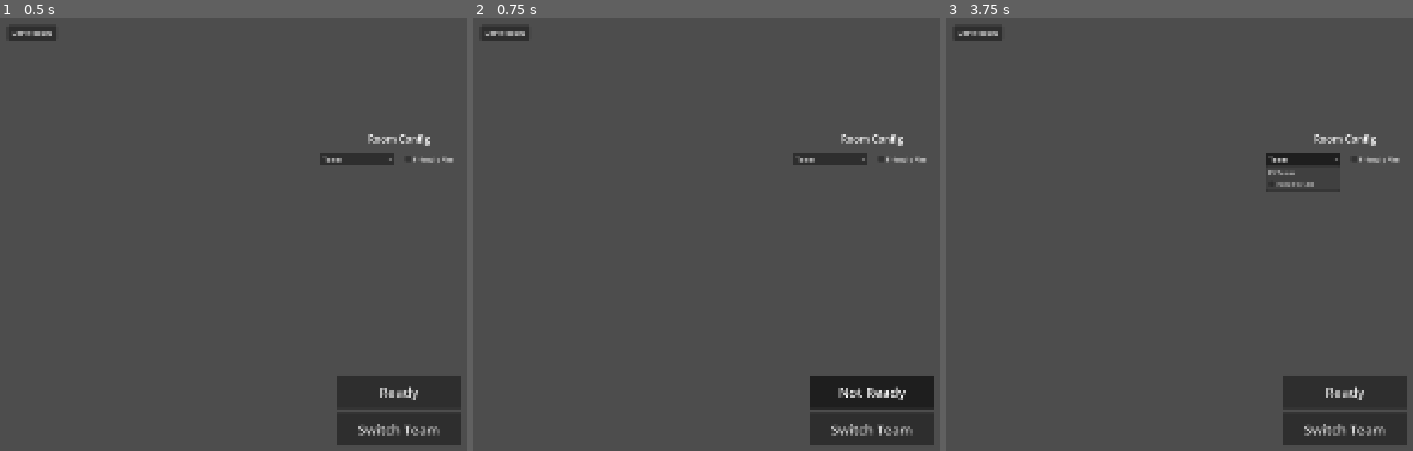
Above: before the commit, frames 1-3 (left to right).
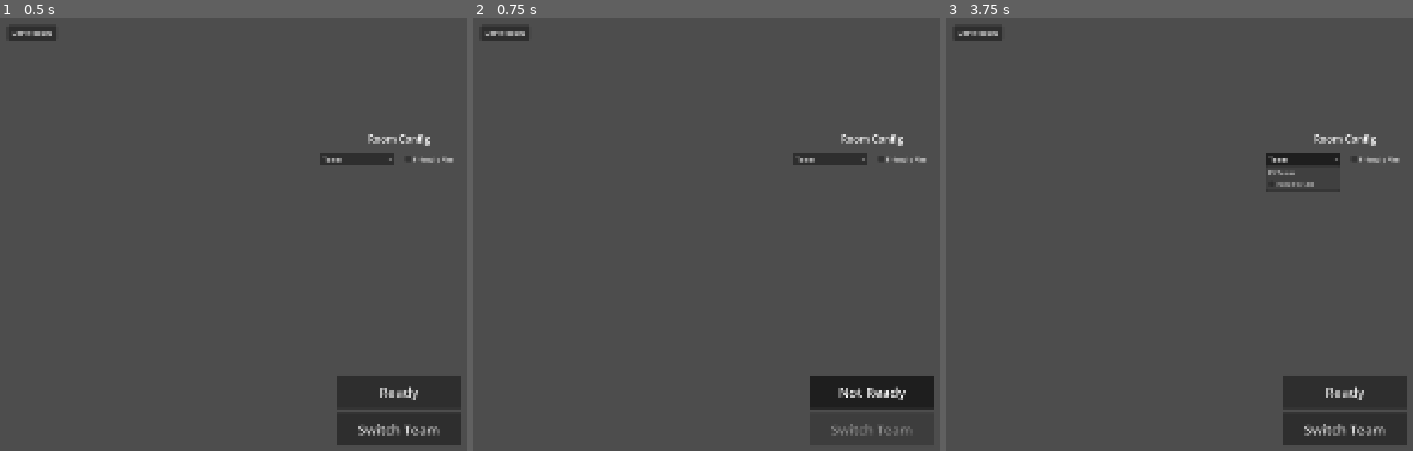
Above: after the commit, the same moments.

Repository: thiagossdev/amazing-clash
Game: Godot game, scene res://ui/lobby/Lobby.tscn
Same seed, same stepped clock (60 frames per second), same inputs: the game is played once before the commit and once after it. This scene is started directly instead of the project's main scene.
Inputs:
- Up to frame 1 (0.5 s): no input
- Up to frame 2 (0.75 s): click "Ready" at 0.5 s
- Up to frame 3 (3.75 s): click "Not Ready" at 1.25 s; click "Ready" at 2 s; click "Not Ready" at 2.75 s; click "Team" at 3.5 s

Frame 1 is identical in both runs. In frame 2, 0.1% of the frame differs, in the area x 76-94%, y 93-97%; in frame 3, nothing differs.

Commit message:
feat(lobby): lock loadout/team controls once ready
Switch Team and the per-row perk/weapon/boot options now disable the
instant the local peer readies up -- only Not Ready stays clickable,
preventing a fumbled last-second loadout swap right before the match
starts. UI-level lock only, matching this codebase's existing
convention (no self-service setter has a server-side anti-tamper
check either).

Co-Authored-By: Claude Sonnet 5 <noreply@anthropic.com>

Diff:
--- a/tests/unit/test_lobby.gd
+++ b/tests/unit/test_lobby.gd
@@ -71,3 +71,52 @@
 	var switch_button: Button = lobby.get_node("SwitchTeamButton")
 	assert_eq(ready_button.get_theme_font_size(&"font_size"), 32)
 	assert_eq(switch_button.get_theme_font_size(&"font_size"), 32)
+
+
+## Human owner's own 2026-09-04 follow-up ask: "bloquear qualquer
+## mudança depois de ready, somente pode apertar not ready" -- Switch
+## Team must lock the instant the local peer readies up. ReadyButton
+## itself is deliberately NOT covered by this lock (un-readying must
+## always stay possible) -- see test_ready_button_reflects_the_local_
+## peers_own_ready_state() above, which already exercises toggling it
+## with no disabled check.
+func test_switch_team_button_disabled_once_ready() -> void:
+	var lobby := _spawn_lobby()
+	var switch_button: Button = lobby.get_node("SwitchTeamButton")
+	LobbyState.room_match_mode = MatchState.MatchMode.TEAM
+	LobbyState.room_state_changed.emit()
+	assert_false(switch_button.disabled, "test setup: not ready yet")
+
+	LobbyState.player_ready[multiplayer.get_unique_id()] = true
+	LobbyState.room_state_changed.emit()
+	assert_true(switch_button.disabled)
+
+
+## Same lock, for the 3 self-service options built per-row
+## (_build_player_row() only ever builds these for the LOCAL peer's own
+## row -- see that function's own doc comment). Uses 2 separate lobby
+## instances (not one instance re-emitted twice) since rebuilding the
+## row list calls queue_free() on the old row, which doesn't remove it
+## from the tree until the next idle frame -- a 2nd emit in the same
+## test would risk reading the stale, not-yet-freed row back.
+func test_loadout_options_are_disabled_once_ready() -> void:
+	var lobby := _spawn_lobby()
+	var local_id := multiplayer.get_unique_id()
+	LobbyState.player_class_ids[local_id] = "vanguard"
+	LobbyState.player_ready[local_id] = true
+	LobbyState.room_state_changed.emit()
+	var row: HBoxContainer = lobby.get_node("PlayerListContainer").get_child(0)
+	assert_true((row.get_child(1) as OptionButton).disabled, "perk option")
+	assert_true((row.get_child(2) as OptionButton).disabled, "weapon option")
+	assert_true((row.get_child(3) as OptionButton).disabled, "boot option")
+
+
+func test_loadout_options_stay_enabled_while_not_ready() -> void:
+	var lobby := _spawn_lobby()
+	var local_id := multiplayer.get_unique_id()
+	LobbyState.player_class_ids[local_id] = "vanguard"
+	LobbyState.room_state_changed.emit()
+	var row: HBoxContainer = lobby.get_node("PlayerListContainer").get_child(0)
+	assert_false((row.get_child(1) as OptionButton).disabled, "perk option")
+	assert_false((row.get_child(2) as OptionButton).disabled, "weapon option")
+	assert_false((row.get_child(3) as OptionButton).disabled, "boot option")
--- a/ui/lobby/lobby.gd
+++ b/ui/lobby/lobby.gd
@@ -121,6 +121,16 @@
 	_ready_button.button_pressed = local_is_ready
 	_ready_button.text = "Not Ready" if local_is_ready else "Ready"
 	_switch_team_button.visible = team_mode
+	# 2026-09-04 (human owner's own request): "bloquear qualquer mudança
+	# depois de ready, somente pode apertar not ready" -- Switch Team is
+	# the one self-service control built as a fixed node rather than
+	# per-row (see this file's own 2026-09-04 doc comment above), so it's
+	# disabled here; the per-row perk/weapon/boot options get the same
+	# treatment inside _build_perk_option()/_build_weapon_option()/
+	# _build_boot_option() below. _ready_button itself is deliberately
+	# NEVER disabled -- un-readying is the one action that must still
+	# work.
+	_switch_team_button.disabled = local_is_ready
 
 	_refresh_status_label()
 
@@ -184,6 +194,7 @@
 	option.item_selected.connect(
 		func(index: int): LobbyState.set_local_perk(LobbyState.PERK_IDS[index])
 	)
+	option.disabled = LobbyState.is_ready(multiplayer.get_unique_id())
 	return option
 
 
@@ -202,6 +213,7 @@
 	option.item_selected.connect(
 		func(index: int): LobbyState.set_local_weapon(LobbyState.WEAPON_IDS[index])
 	)
+	option.disabled = LobbyState.is_ready(multiplayer.get_unique_id())
 	return option
 
 
@@ -215,6 +227,7 @@
 	option.item_selected.connect(
 		func(index: int): LobbyState.set_local_boot(LobbyState.BOOT_IDS[index])
 	)
+	option.disabled = LobbyState.is_ready(multiplayer.get_unique_id())
 	return option
 
 
